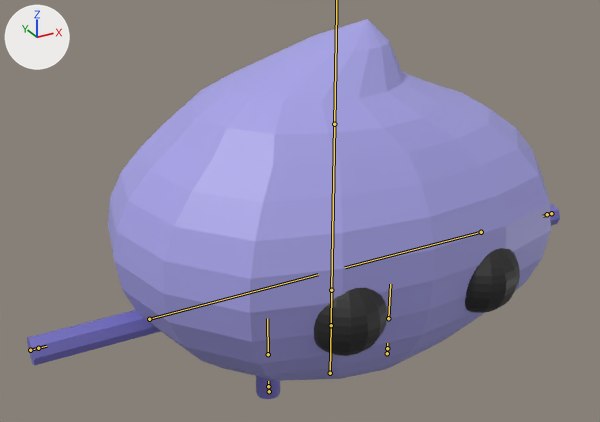
Renders of the glTF model assets/zeet/zeet.glb from each side of a commit.
Rendered twice from a 50 mm lens placed at (-0.581, -0.903, 0.773), pointed at (-0.043, 0.075, 0.284). Every picture has the same lights, and +X, +Y and +Z are marked at upper left. The bones that bend it are drawn over the model as lines.

The first picture shows 'Arms', 'Eyes', 'Legs', 'Sphere'.
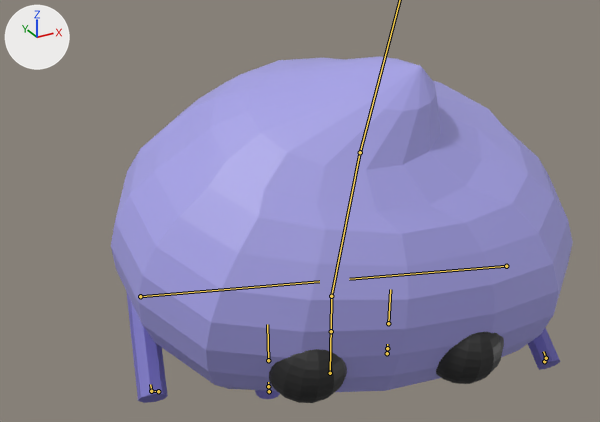
The newer file adds an action. The first version stands in its rest pose; the second is drawn at frame 40 of the action 'sad'.

The edits, one by one:
Bone 'Hip' (bone_hip) moves from (0.0, 0.0, 0.0) to (0.001, -0.009, 0.001).
Bone 'Body' (bone_body) turns from (0, 0, 0) to (1, -14, -16) degrees about its own x, y and z.
Bone 'Head' (bone_head) turns from (0, 0, 0) to (0, -3, -7) degrees about its own x, y and z.
Bone 'CON_Hand.L' (bone_con_hand_l) moves from (0.0, 0.0, 0.0) to (0.156, 0.153, 0.054).
Bone 'CON_Hand.L' (bone_con_hand_l) turns from (0, 0, 0) to (14, 70, 146) degrees about its own x, y and z.
Bone 'CON_Arm.L' (bone_con_arm_l) turns from (0, 0, 0) to (35, 24, -30) degrees about its own x, y and z.
Bone 'CON_Arm.L' (bone_con_arm_l) is rescaled from (1.0, 1.0, 1.0) to (0.97, 1.07, 0.97).
Bone 'CON_Hand.R' (bone_con_hand_r) moves from (0.0, 0.0, 0.0) to (-0.13, 0.17, 0.054).
Bone 'CON_Hand.R' (bone_con_hand_r) turns from (0, 0, 0) to (-49, -100, -110) degrees about its own x, y and z.
Bone 'CON_Arm.R' (bone_con_arm_r) turns from (0, 0, 0) to (71, -19, 6) degrees about its own x, y and z.
Bone 'CON_Arm.R' (bone_con_arm_r) is rescaled from (1.0, 1.0, 1.0) to (1.04, 0.93, 1.04).
Bone 'CON_Leg.L' (bone_con_leg_l) turns from (0, 0, 0) to (1, 0, -2) degrees about its own x, y and z.
Bone 'CON_Leg.L' (bone_con_leg_l) is rescaled from (1.0, 1.0, 1.0) to (1.09, 0.84, 1.09).
Bone 'CON_Leg.R' (bone_con_leg_r) turns from (0, 0, 0) to (-1, 0, 2) degrees about its own x, y and z.
Bone 'CON_Leg.R' (bone_con_leg_r) is rescaled from (1.0, 1.0, 1.0) to (1.09, 0.84, 1.09).

Where the change shows, as pixel boxes (x1, y1, x2, y2) in the pictures (600 x 422 px):
'Sphere', posed (7% shorter)
    before: (108, 19, 551, 381)
    after: (111, 57, 573, 392)
'Eyes', posed
    before: (314, 248, 520, 356)
    after: (269, 332, 504, 403)
'Arms', posed
    before: (27, 204, 560, 366)
    after: (126, 291, 560, 403)
'Legs', posed
    before: (256, 376, 280, 399)
    after: (255, 390, 280, 399)
bone 'Hip', root to tip
    before: (331, 325) to (331, 290)
    after: (331, 331) to (331, 295)
bone 'Body', root to tip
    before: (331, 290) to (334, 124)
    after: (331, 296) to (360, 152)
bone 'CON_Hand.L', root to tip
    before: (551, 213) to (547, 214)
    after: (544, 361) to (546, 358)
bone 'CON_Arm.L', root to tip
    before: (547, 214) to (543, 216)
    after: (546, 358) to (543, 351)
bone 'CON_Hand.R', root to tip
    before: (30, 350) to (38, 348)
    after: (158, 391) to (151, 391)
bone 'CON_Arm.R', root to tip
    before: (38, 348) to (46, 346)
    after: (151, 391) to (150, 384)
bone 'CON_Leg.L', root to tip
    before: (387, 348) to (387, 343)
    after: (387, 348) to (387, 344)
bone 'CON_Leg.R', root to tip
    before: (268, 386) to (268, 381)
    after: (268, 386) to (268, 382)
